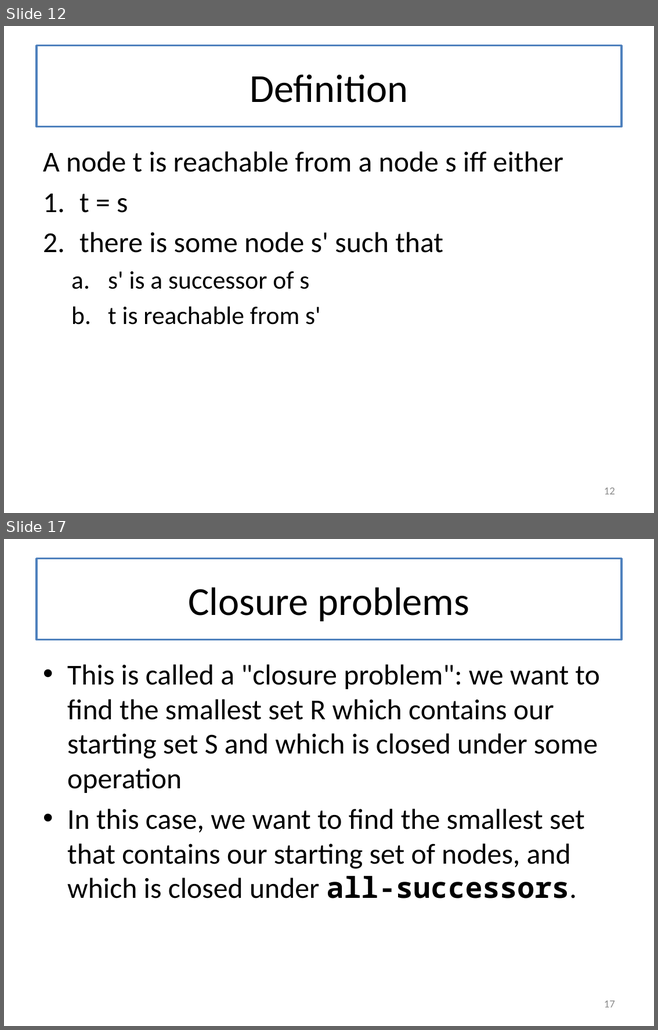
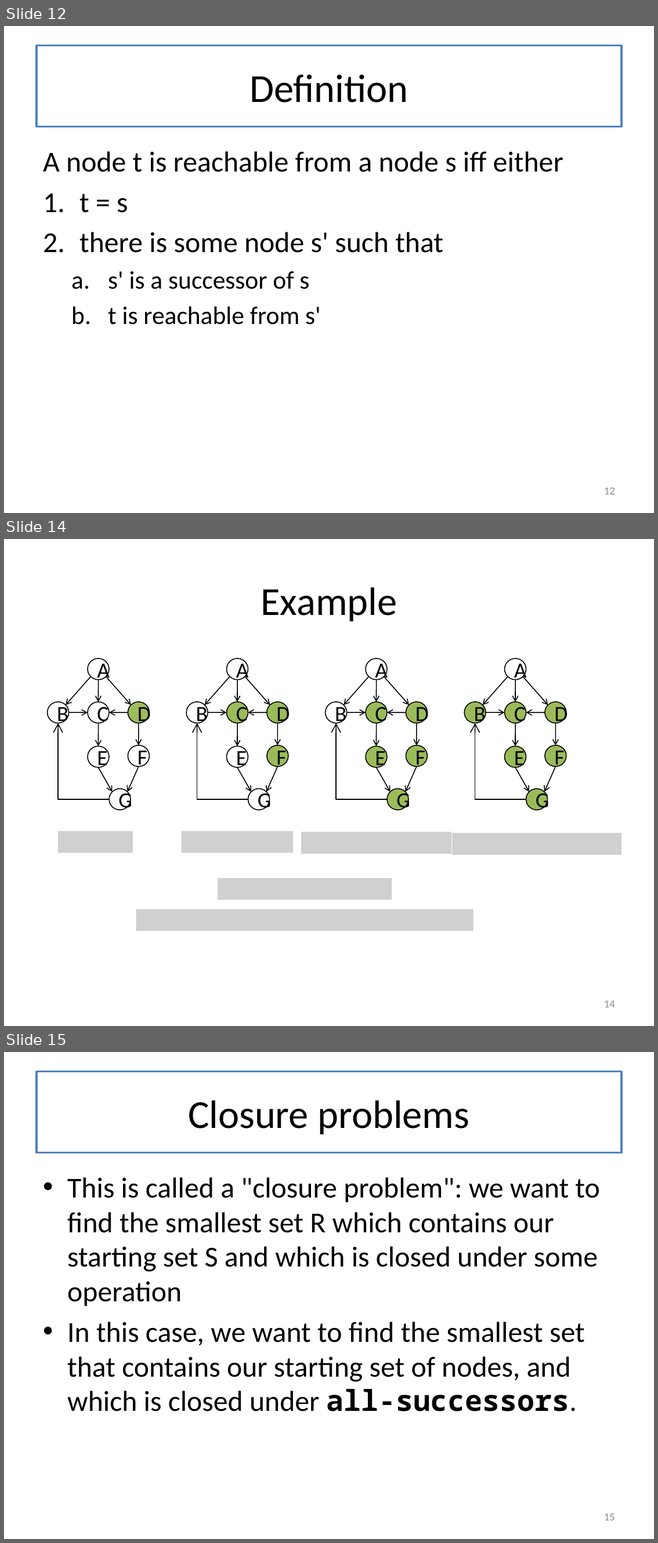
Before and after one commit to mwand/cs5010f16, a slide deck: Slides/Lesson 8.5 Searching in a Graph.pptx. Shown one above the other, each under a label of ours: slides 12 and 17 before the commit, slides 12, 14 and 15 after it; the slides between them are not shown. The pictures are 658x1030 and 658x1543 pixels, drawn with LibreOffice and Linux fonts; fonts in the diff are those of the drawing; grey boxes stand for pictures. Boxes give left, top, right and bottom in pixels: in the first picture for what was removed or moved away, otherwise in the second. Text is boxed around its words. In the diff, an @@ line names an element or a change of style, - is before the commit and + after.

```diff
--- a/Slides/Lesson 8.5 Searching in a Graph.pptx
+++ b/Slides/Lesson 8.5 Searching in a Graph.pptx
@@ slide 14 added at (4,539,654,1026), background #FFFFFF @@
@@ title added at (36,559,621,640), fill #FFFFFF, outline #4F81BD 2 pt, 44 pt, text #000000 @@
+Example
@@ group added at (48,658,150,810): 9 arrows, 7 ellipses, 1 elbow arrow @@
+A
+G
+F
+E
+D
+C
+B
@@ group added at (187,658,288,810): 9 arrows, 7 ellipses, 1 elbow arrow @@
+A
+G
+F
+E
+D
+C
+B
@@ group added at (325,658,427,810): 9 arrows, 7 ellipses, 1 elbow arrow @@
+A
+G
+F
+E
+D
+C
+B
@@ group added at (464,658,566,810): 9 arrows, 7 ellipses, 1 elbow arrow @@
+A
+G
+F
+E
+D
+C
+B
@@ picture added at (58,831,133,853) @@
@@ picture added at (181,831,293,853) @@
@@ picture added at (301,832,451,854) @@
@@ picture added at (452,833,621,855) @@
@@ picture added at (217,878,392,900) @@
@@ picture added at (136,909,473,931) @@
@@ page number added at (604,1001,615,1008), 12 pt, text #8C8C8C @@
+14
@@ what was slide 17 is now slide 15 @@
@@ page number at (604,1514,615,1521): text changed @@
-17
+15
```
Also in this commit, not shown: 6 slides changed, 1 other slide added, 4 slides removed, 6 other files.
